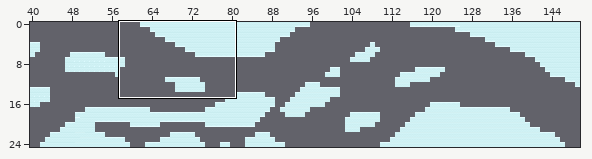
Two versions of a level (Tiled map (JSON), assets/Project3Map.tmj). Above, an overview of the earlier version with the close-up marked.
Close-up. First the earlier version:
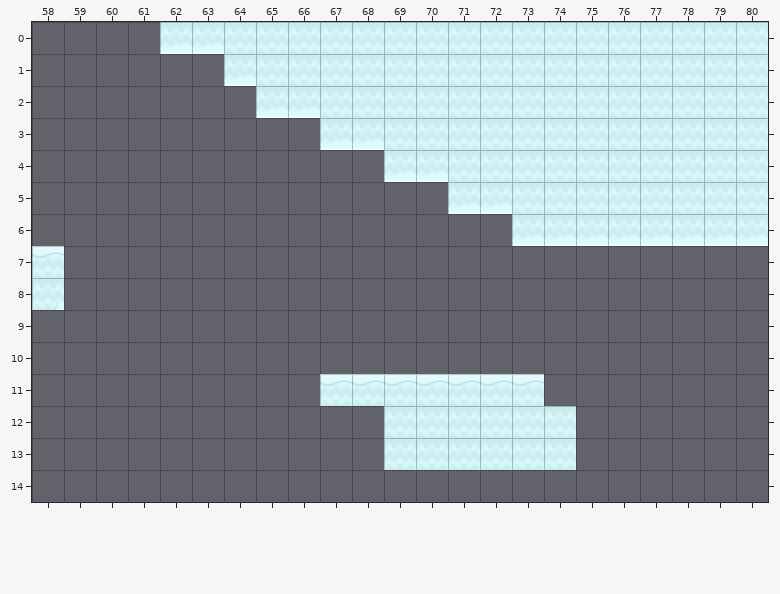
Cells are 70x70 px. Shown: x 58..80, y 0..14.
Now the later version:
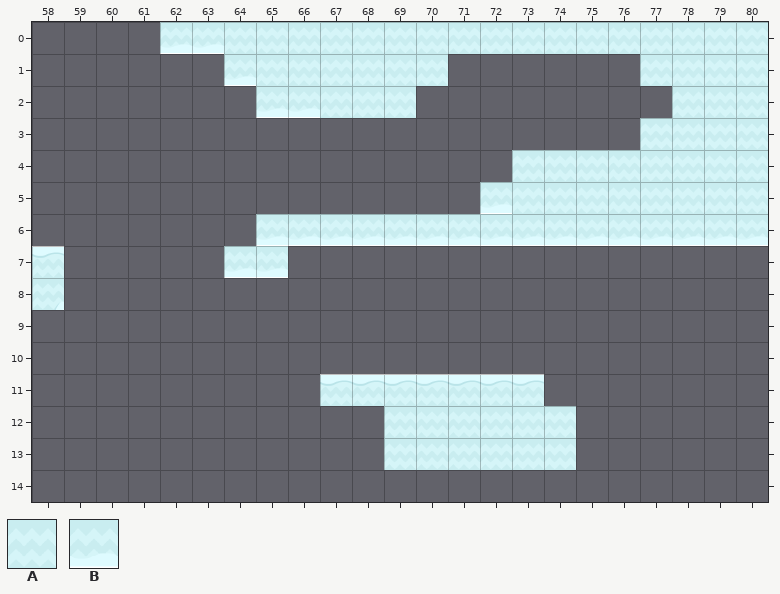
Key: from "Project3Tileset": A 22, B 29.
_ is an empty cell.
Difference:
Layer "Tile Layer 1":
The author put tile B in row 6 at x 65 to 72; in row 7 at x 64 to 65.
Tile A is removed in row 1 at x 71 to 76; in row 2 at x 70 to 77; in row 3 at x 69 to 76; in row 4 at x 71 to 72.
Tile B is removed in row 3 at x 67 to 68; in row 4 at x 69 to 70; in row 5 at x 71.
Changed places in both close-ups, as pixel boxes (x1, y1, x2, y2):
changed: (224, 54, 672, 278)
